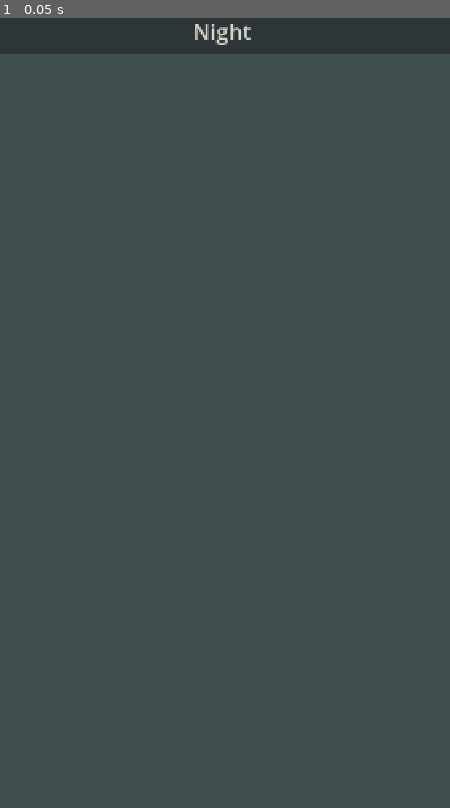
Above: before the commit, frame 1.
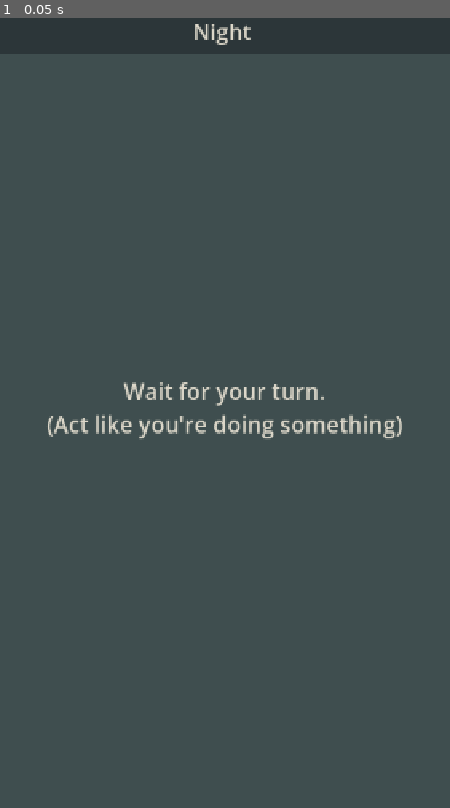
Above: after the commit, the same moment.

Repository: bojandam/LANPartyMafia
Game: Godot game, scene res://Scenes/MainGame.tscn
Two runs of this game, one before a commit and one after it. Both use one fixed random seed, a clock stepped at 60 frames per second and the inputs below. This scene is started directly instead of the project's main scene.
Inputs:
- Up to frame 1 (0.05 s): no input

The runs differ from the first frame. In frame 1, 1.2% of the frame differs, in the area x 10-90%, y 46-54%.

Commit message:
boilerplate for night cycle

Diff:
--- a/Scenes/MainGame.tscn
+++ b/Scenes/MainGame.tscn
@@ -1,11 +1,17 @@
 [gd_scene format=3 uid="uid://yr3sgyv7iw33"]
 
 [ext_resource type="Script" uid="uid://wfxobcsajp0f" path="res://Scripts/MainGame/main_multiplayer_controler.gd" id="1_frf35"]
+[ext_resource type="Theme" uid="uid://bnknvu1ko05k4" path="res://Theme/main_theme.tres" id="1_ybmw1"]
 [ext_resource type="Script" uid="uid://js4torxtjrxh" path="res://Scripts/MainGame/MainGame_multiplayer_adapter.gd" id="2_frf35"]
 [ext_resource type="Script" uid="uid://bg35lhuo83j3w" path="res://Scripts/MainGame/server_controller.gd" id="3_yprpe"]
+[ext_resource type="Script" uid="uid://cbf6w01onrj4y" path="res://Scripts/MainGame/day_night_controller.gd" id="5_321ql"]
 
 [sub_resource type="LabelSettings" id="LabelSettings_mh0ok"]
 font_size = 35
+font_color = Color(0.8627451, 0.84313726, 0.7882353, 1)
+
+[sub_resource type="LabelSettings" id="LabelSettings_321ql"]
+font_size = 36
 font_color = Color(0.8627451, 0.84313726, 0.7882353, 1)
 
 [node name="RootControl" type="Control" unique_id=1294606147]
@@ -15,6 +21,7 @@
 anchor_bottom = 1.0
 grow_horizontal = 2
 grow_vertical = 2
+theme = ExtResource("1_ybmw1")
 
 [node name="BackgroundRect" type="ColorRect" parent="." unique_id=704240495]
 layout_mode = 1
@@ -71,6 +78,17 @@
 theme_override_constants/margin_right = 75
 theme_override_constants/margin_bottom = 150
 
+[node name="NightWait" type="CenterContainer" parent="BackgroundRect/MainMarginContainer" unique_id=2095971576]
+layout_mode = 2
+
+[node name="WaitForTurn" type="Label" parent="BackgroundRect/MainMarginContainer/NightWait" unique_id=336150436]
+layout_mode = 2
+text = "Wait for your turn.
+(Act like you're doing something)"
+label_settings = SubResource("LabelSettings_321ql")
+horizontal_alignment = 1
+vertical_alignment = 1
+
 [node name="MultiplayerController" type="Node" parent="." unique_id=2020333862]
 unique_name_in_owner = true
 script = ExtResource("1_frf35")
@@ -83,3 +101,6 @@
 
 [node name="ServerController" type="Node" parent="." unique_id=1877163961]
 script = ExtResource("3_yprpe")
+
+[node name="DayNightController" type="Node" parent="." unique_id=498592148]
+script = ExtResource("5_321ql")
--- a/Scripts/Autoloads/RoleController.gd
+++ b/Scripts/Autoloads/RoleController.gd
@@ -1,6 +1,5 @@
 extends Node
 
-enum Effects{Rumored, Disabled, Defended, Healed}
 enum Teams{Village,Mafia,Maniac}
 
 
--- a/Scripts/Autoloads/players_manager.gd
+++ b/Scripts/Autoloads/players_manager.gd
@@ -33,6 +33,9 @@
 	player_list_set.emit(_players)
 	player_list_changed.emit()
 
+func get_player_id(name:String):
+	return _players_by_name[name]["id"]
+
 func get_players()->Dictionary[int,Dictionary]:
 	return _players
 
--- /dev/null
+++ b/Scripts/MainGame/day_night_controller.gd
@@ -0,0 +1,71 @@
+extends Node
+
+enum State{Day,Night}
+enum Effects{Rumored, Disabled, Defended, Healed}
+
+var _first_daynight: bool = true
+var _effect_tracker:Dictionary[String,Array] # Name -> Array[Effects]
+var alive_list: Array[String] = []
+@rpc("any_peer")
+func _add_effect_to_player(effects:Array[Effects], player:String):
+	if multiplayer.is_server():
+		if not _effect_tracker.has(player):
+			_effect_tracker[player] =[]
+		_effect_tracker[player].append_array(effects)
+
+@rpc("authority","call_local")
+func select_player_for_effect(player_list:Array[String],effects:Array[Effects]):
+	#Player_selection_screen.genarate(), .show()
+	#await select player button
+	pass
+
+func has_effect(player:String, effect:Effects):
+	return _effect_tracker.has(player) and _effect_tracker[player].has(effect)
+
+func run_Night():
+	_effect_tracker.clear()
+
+	if _first_daynight:
+		_first_daynight = false
+		pass #to do: first night stuff
+
+	for role:RoleController.Roles in RoleController.role_order:
+		var players:Array[String] = RoleController.role_tracker[role]
+		if players.is_empty():
+			continue
+		match role:
+			RoleController.Roles.Beauty:
+				for player in players:
+					select_player_for_effect.rpc_id(PlayersManager.get_player_id(player),
+						alive_list,
+						[Effects.Disabled,Effects.Healed] if ConnectionManager.game_settings.get_flag(Settings.Flags.Ubavica_heals) else [Effects.Disabled]
+						)
+			RoleController.Roles.Informant:
+				for player in players:
+					select_player_for_effect.rpc_id(PlayersManager.get_player_id(player),
+						alive_list,
+						[Effects.Rumored])
+			RoleController.Roles.Bodyguard:
+				select_player_for_effect.rpc_id(PlayersManager.get_player_id(players[0]),
+						alive_list,
+						[Effects.Defended])
+			RoleController.Roles.Mafia:
+				#MultiPlayerSelect(players)
+				#SpyVisual(Sleepwalker)
+				#Kill(selected)
+				pass
+			RoleController.Roles.Sherif:
+				#SherifScreen
+				#SpyVisual(Nacalnik)
+				pass
+			RoleController.Roles.Detective:
+				#select_player_for_action(player_list,discover_team)
+				pass
+			RoleController.Roles.Boss:
+				#select_player_for_action(plaer_list,find_role)
+				pass
+			RoleController.Roles.Maniac:
+				#select_player_for_action(player_lsit,kill)
+				pass
+		#to do: Rest of Night
+		pass
Not shown, added: Scripts/MainGame/day_night_controller.gd.uid
